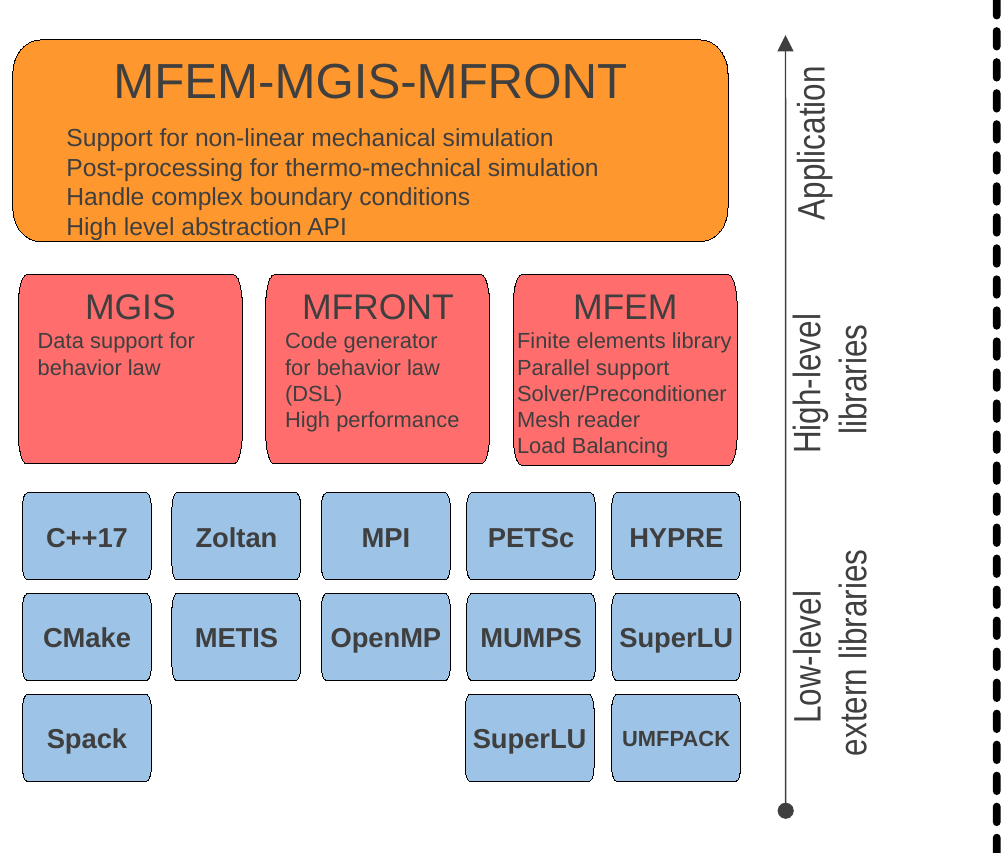
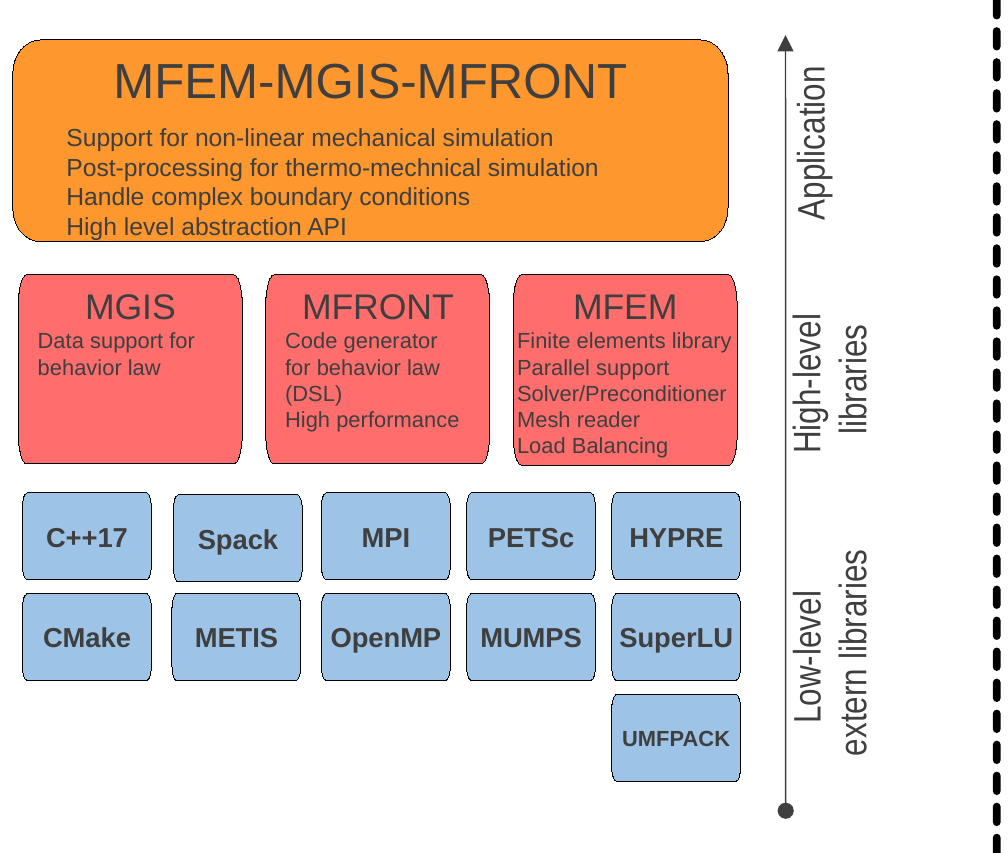
Before and after one commit to thelfer/mfem-mgis, a slide deck: slide 1 of docs/paper/joss/MMM-stack.odp. Drawn at 1008x853 pixels with LibreOffice and Linux fonts; fonts in the diff are those of the drawing. Boxes give left, top, right and bottom in pixels: in the first picture for what was removed or moved away, otherwise in the second. Text is boxed around its words. In the diff, an @@ line names an element or a change of style, - is before the commit and + after.

```diff
--- a/docs/paper/joss/MMM-stack.odp
+++ b/docs/paper/joss/MMM-stack.odp
@@ freeform shape removed at (171, 492, 299, 579) @@
-Zoltan
@@ freeform shape "Spack": place and size @@
-freeform shape "Spack" at (22, 693, 150, 780)
+freeform shape "Spack" at (173, 494, 301, 581)
@@ freeform shape removed at (465, 693, 593, 780) @@
-SuperLU
```
Also in this commit, not shown: 2 other files.
